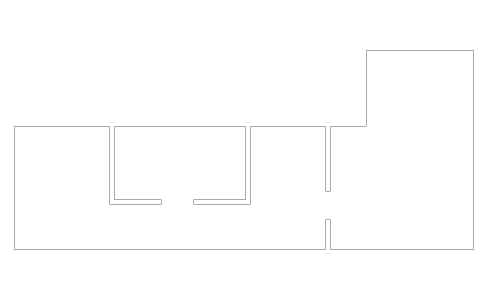
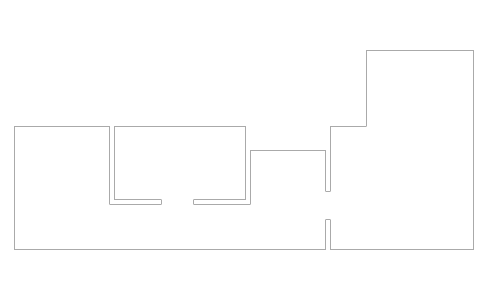
The second (500, 300) image is a revision of the first. Changes to its layers:
painted on "Rectangle 2" over (250, 126, 326, 150)
